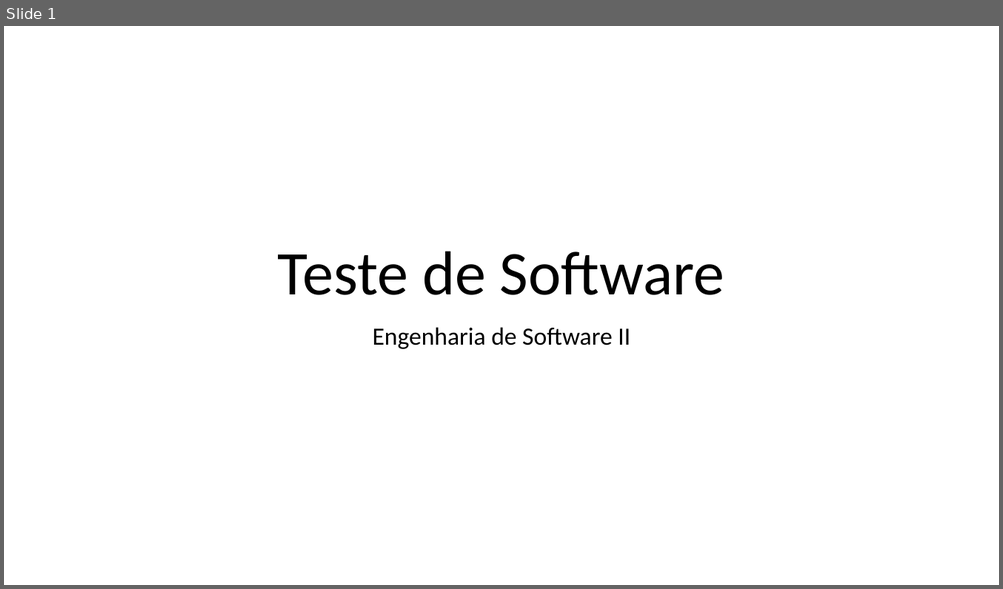
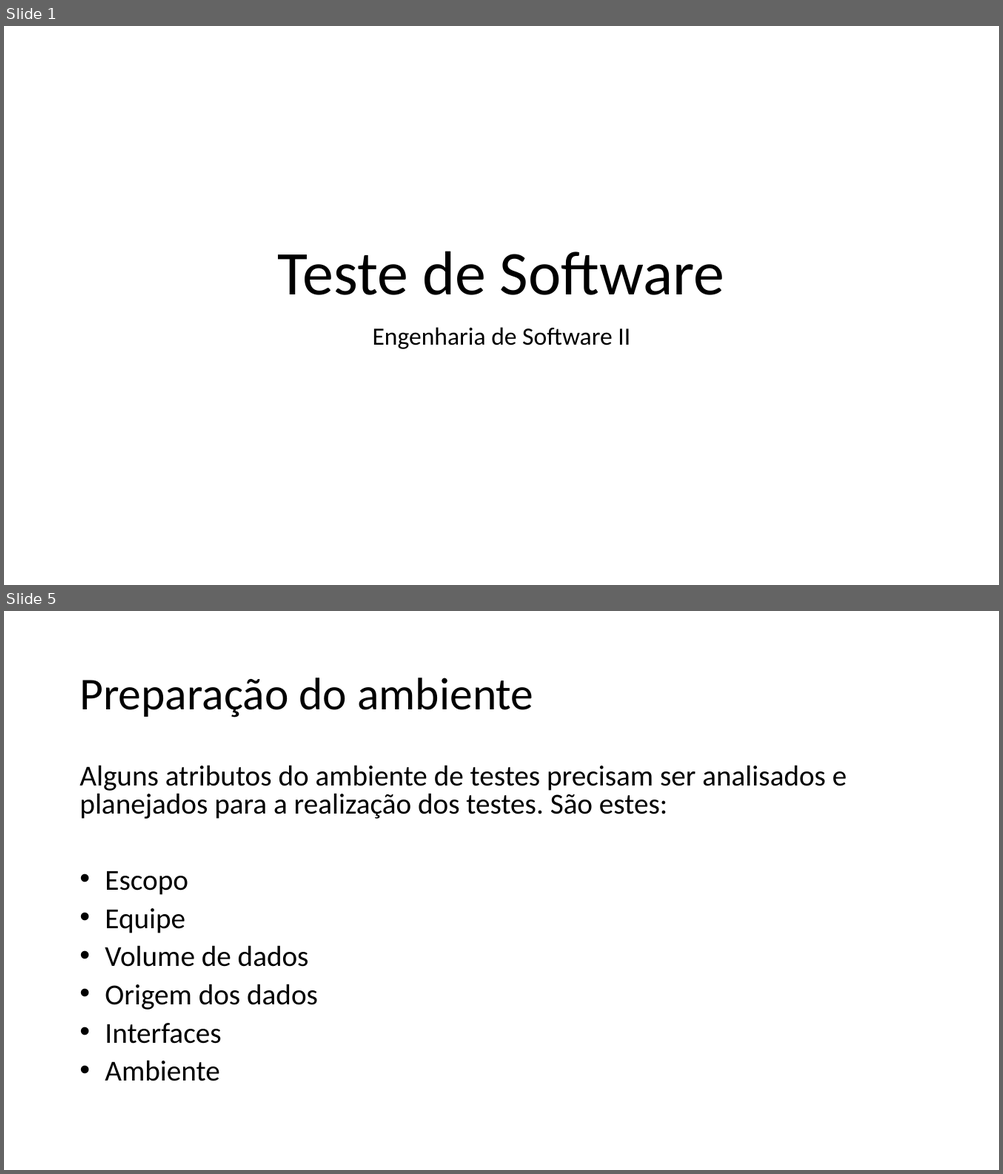
Before and after one commit to fmassaretto/SoftwareTesting, a slide deck: Teste de Software.pptx. Shown one above the other, each under a label of ours: slide 1 before the commit, slides 1 and 5 after it; the slides between them are not shown. The pictures are 1003x589 and 1003x1174 pixels, drawn with LibreOffice and Linux fonts; fonts in the diff are those of the drawing. Boxes give left, top, right and bottom in pixels: in the first picture for what was removed or moved away, otherwise in the second. Text is boxed around its words. In the diff, an @@ line names an element or a change of style, - is before the commit and + after.

Commit message:
Teste de Software.pptx: Montei minha parte dos slides

```diff
--- a/Teste de Software.pptx
+++ b/Teste de Software.pptx
@@ slide 5 added at [4, 611, 999, 1170], background #FFFFFF @@
@@ title added at [79, 678, 533, 718], 44 pt, text #000000 @@
+Preparação do ambiente
@@ text added at [79, 765, 846, 1082], 28 pt, text #000000 @@
+Alguns atributos do ambiente de testes precisam ser analisados e planejados para a realização dos testes. São estes:
+• Escopo
+• Equipe
+• Volume de dados
+• Origem dos dados
+• Interfaces
+• Ambiente
```
Also in this commit, not shown: 43 other slides added.
